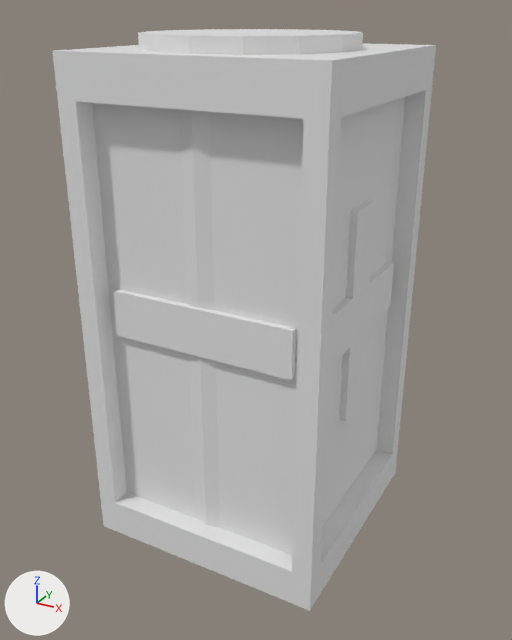
The Blender file VGH/Assets/Prefab/MathRoom/cornerSpinner.blend, before and after one commit.
Rendered twice from a 50 mm camera at (2.59, -0.42, -1.56) aimed at (-0.04, 4.37, -3.95). The lights are fixed; the arrows at lower left show +X, +Y and +Z. The first picture is the older version.

The first picture shows 'additionSign', 'mainCog', 'subtractionSign'.
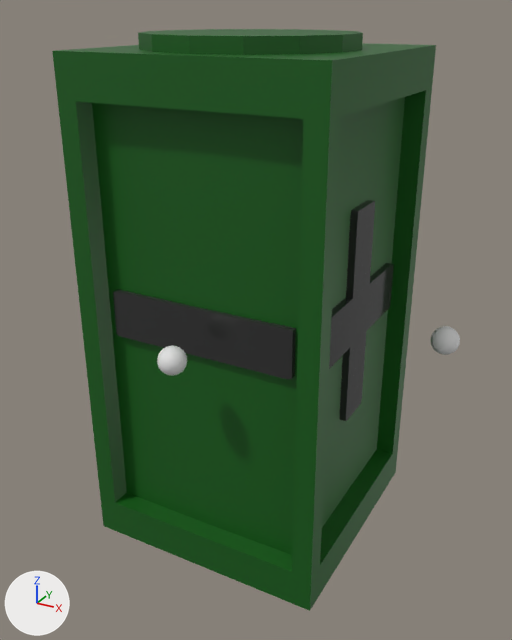
The newer file is also turned or shifted as a whole; pictures and numbers use the older file's frame.

Changed parts and their boxes (x1, y1, x2, y2) in the pictures (512 x 640 px):
'subtractionSign', recoloured (white to dark grey): (113, 290, 296, 379) in both
'additionSign', recoloured (white to dark grey): (329, 200, 394, 421) in both
'Sphere.002', added: after (157, 346, 187, 376)
'Sphere', added: after (431, 326, 460, 355)
part 1 of me_cube_002, built on: (92, 103, 303, 571) in both
part 2 of me_cube_002, recoloured (white to dark green): (52, 29, 436, 611) in both

The change, as a list of edits to the scene's bpy script:
```text
Add mat_grey:
    mat_grey = principled_material('grey')
    mat_grey.base_color = (0.0308, 0.0308, 0.0308)  # dark grey #313131
    mat_grey.roughness = 0.132
Add mat_green:
    mat_green = principled_material('green')
    mat_green.base_color = (0.00439, 0.109, 0.00651)  # dark green #0e5d13
Change me_cube_002:
    used by ob_maincog; location = (0.0, 4.329, -3.778)
    verts and faces of me_cube_002; kept vertices keep their numbers, new ones are numbered from 94
    before: 60 (-0.12, -0.84, -1.65) at pixel (195, 518), 61 (0.11, -0.84, -1.65) at pixel (220, 527), 62 (0.0, -0.87, -1.65) at pixel (206, 524), 91 (0.11, -0.84, 1.65), 92 (-0.12, -0.84, 1.65)
    before: 93 (0.0, -0.87, 1.65)
    remove me_cube_002.from_pydata(...)  # 94 vertices, 73 faces; spans x -1.0..1.0, y -1.0..1.0, z -2.08..2.07
    add me_cube_002.from_pydata(...)  # 94 vertices, 72 faces; spans x -1.0..1.0, y -1.0..1.0, z -2.08..2.07
    me_cube_002 part 1
    add delete_faces([(61, 91, 93, 62), (60, 62, 93, 92)])
    add for i in [60, 61, 91, 92]: verts[i] += (0.0, -0.01, 0.0)
    add verts[62] = (0.0, -0.85, -1.65)  # moved, pixel (207, 523)
    add verts[93] = (0.0, -0.85, 1.65)  # moved
    add faces += [(60, 62, 61, 91, 93, 92)]
    me_cube_002 part 2: 71 faces spanning x -1.0..1.0, y -1.0..1.0, z -2.08..2.07 switch from no material to mat_green (dark green #0e5d13)
Change me_cube_005:
    where me_cube_005.from_pydata(...)  # 162 vertices, 80 faces; spans x -5.6..-5.03, y -4.27..4.27, z -1.0..1.0
    add me_cube_005.materials.append(mat_grey)  # dark grey #313131
Change me_cube_006:
    where me_cube_006.from_pydata(...)  # 32 vertices, 18 faces; spans x -1.0..1.0, y -1.0..1.0, z -1.0..1.0
    add me_cube_006.materials.append(mat_grey)  # dark grey #313131
Add me_sphere_002:
    me_sphere_002.from_pydata(...)  # a UV sphere (32 segments, 16 rings, poles along z) spanning x -1.0..1.0, y -1.0..1.0, z -1.0..1.0
Add ob_sphere_002:
    ob_sphere_002 = bpy.data.objects.new('Sphere.002', me_sphere_002)
    ob_sphere_002.location = (-0.001, 3.115, -3.766)
    ob_sphere_002.scale = (0.103, 0.103, 0.103)
Add ob_sphere:
    ob_sphere = bpy.data.objects.new('Sphere', me_sphere_002.copy())
    ob_sphere.location = (1.548, 4.334, -3.766)
    ob_sphere.scale = (0.103, 0.103, 0.103)
```
